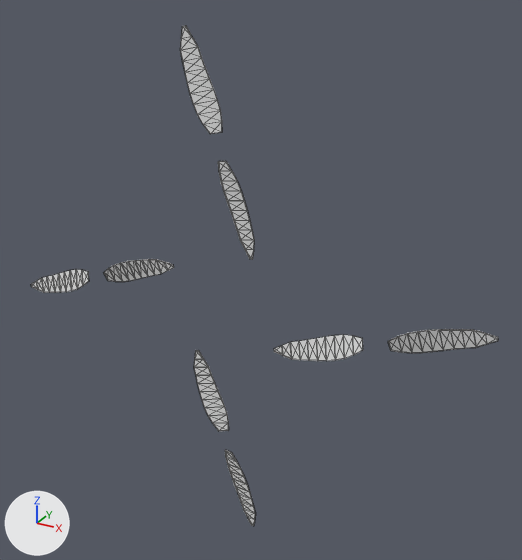
Renders of the OBJ model assets/meshes/drones/mavic4pro/mavic4pro__prop.obj from each side of a commit.
The view is the same before and after, from a 50 mm lens placed at (0.43, -0.717, 0.39), pointed at (0.035, 0.002, 0.031). The axes (+X, +Y, +Z) are drawn at lower left. The lights are the same throughout. The first picture is the older version. Mesh edges are drawn as thin lines. Where no turn or scale is listed for an object, it has been applied to the vertices.

Objects in the first picture: 'mavic4pro__prop'.
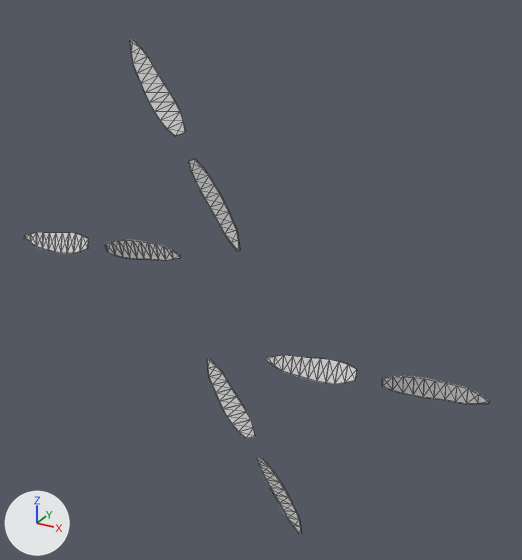
Boxes [x1, y1, x2, y2] around the edits, measured in the pictures (522 x 560 px; the box of a moved part takes in the faces that stretch with it):
'mavic4pro__prop', reshaped: before [31, 25, 498, 526]; after [24, 39, 490, 534]
part 1 of me_mavic4pro__prop, moved or reshaped: before [31, 269, 89, 292]; after [24, 232, 89, 253]
part 2 of me_mavic4pro__prop, moved or reshaped: before [104, 259, 174, 282]; after [105, 240, 180, 261]
part 3 of me_mavic4pro__prop, moved or reshaped: before [225, 450, 255, 526]; after [256, 458, 302, 534]
part 4 of me_mavic4pro__prop, moved or reshaped: before [194, 350, 229, 431]; after [207, 358, 255, 439]
part 5 of me_mavic4pro__prop, moved or reshaped: before [388, 329, 498, 353]; after [382, 376, 490, 404]
part 6 of me_mavic4pro__prop, moved or reshaped: before [274, 335, 363, 361]; after [266, 355, 357, 384]
part 7 of me_mavic4pro__prop, moved or reshaped: before [180, 25, 222, 134]; after [130, 39, 186, 136]
part 8 of me_mavic4pro__prop, moved or reshaped: before [218, 161, 254, 259]; after [188, 159, 240, 251]

What the commit changed:
me_mavic4pro__prop is used by ob_mavic4pro__prop; location (0.0, 0.0, 0.0).
me_mavic4pro__prop had 352 vertices, 672 faces and spanned x -0.328..0.328, y -0.037..-0.029, z -0.328..0.328.
me_mavic4pro__prop now has 352 vertices, 672 faces and spans x -0.329..0.329, y -0.037..-0.029, z -0.311..0.311.
me_mavic4pro__prop part 1: the loose piece of 44 vertices spanning x -0.328..-0.214, y -0.037..-0.029, z -0.046..0.003 is turned 13 degrees about the y axis through the mesh origin.
me_mavic4pro__prop part 2: the loose piece of 44 vertices spanning x -0.186..-0.072, y -0.037..-0.029, z -0.003..0.046 is turned 13 degrees about the y axis through the mesh origin.
me_mavic4pro__prop part 3: the loose piece of 44 vertices spanning x -0.003..0.046, y -0.037..-0.029, z -0.328..-0.214 is turned -13 degrees about the y axis through the mesh origin.
me_mavic4pro__prop part 4: the loose piece of 44 vertices spanning x -0.046..0.003, y -0.037..-0.029, z -0.186..-0.072 is turned -13 degrees about the y axis through the mesh origin.
me_mavic4pro__prop part 5: the loose piece of 44 vertices spanning x 0.214..0.328, y -0.037..-0.029, z -0.003..0.046 is turned 13 degrees about the y axis through the mesh origin.
me_mavic4pro__prop part 6: the loose piece of 44 vertices spanning x 0.072..0.186, y -0.037..-0.029, z -0.046..0.003 is turned 13 degrees about the y axis through the mesh origin.
me_mavic4pro__prop part 7: the loose piece of 44 vertices spanning x -0.046..0.003, y -0.037..-0.029, z 0.214..0.328 is turned -13 degrees about the y axis through the mesh origin.
me_mavic4pro__prop part 8: the loose piece of 44 vertices spanning x -0.003..0.046, y -0.037..-0.029, z 0.072..0.186 is turned -13 degrees about the y axis through the mesh origin.
